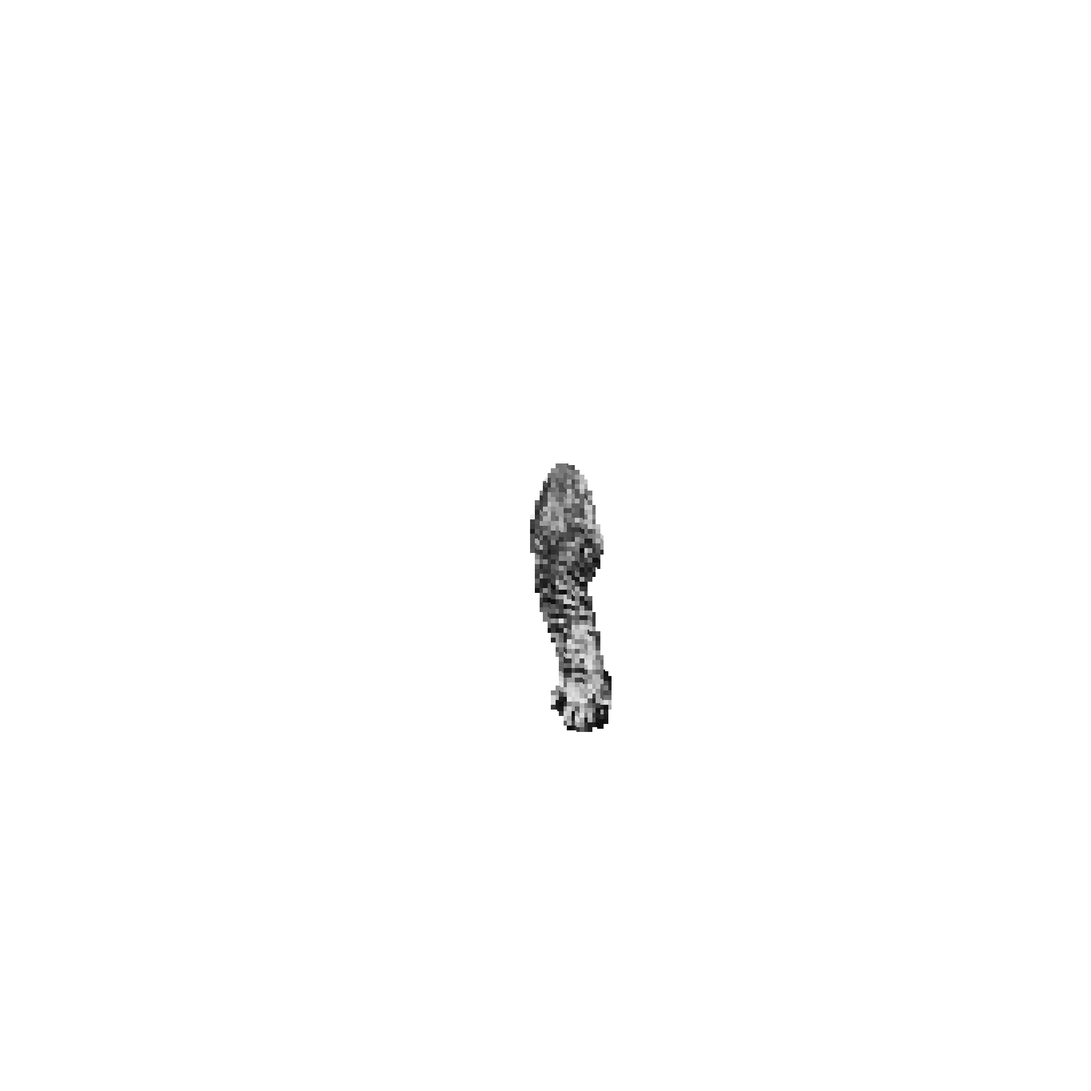
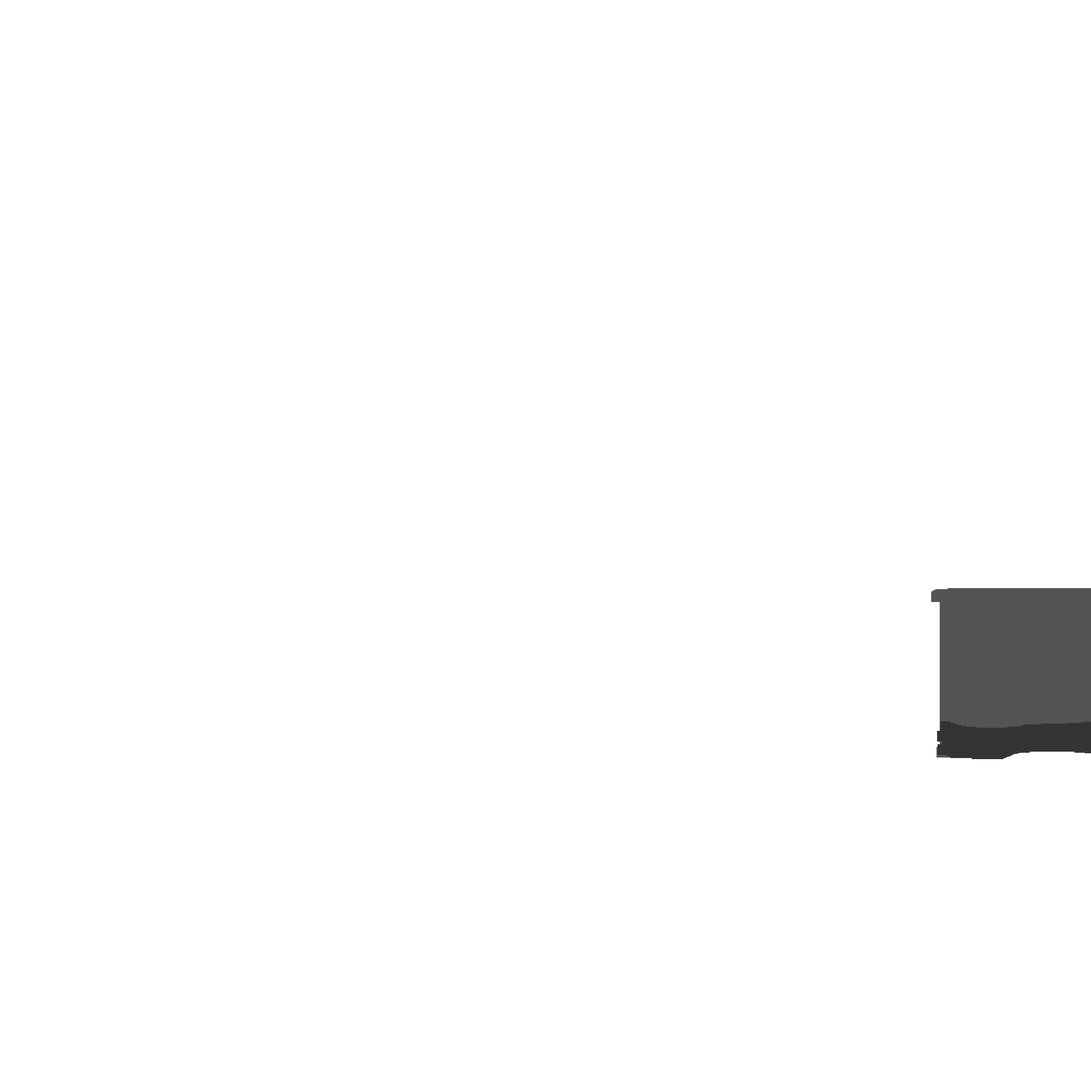
Comparing the layer stacks of the two w=1091, h=1091 images. Changes:
hid "Layer 3", painted on it over [530, 463, 612, 733]
added layer "Layer 6" above "sacrifice-cathead3" over [931, 588, 1091, 760]
